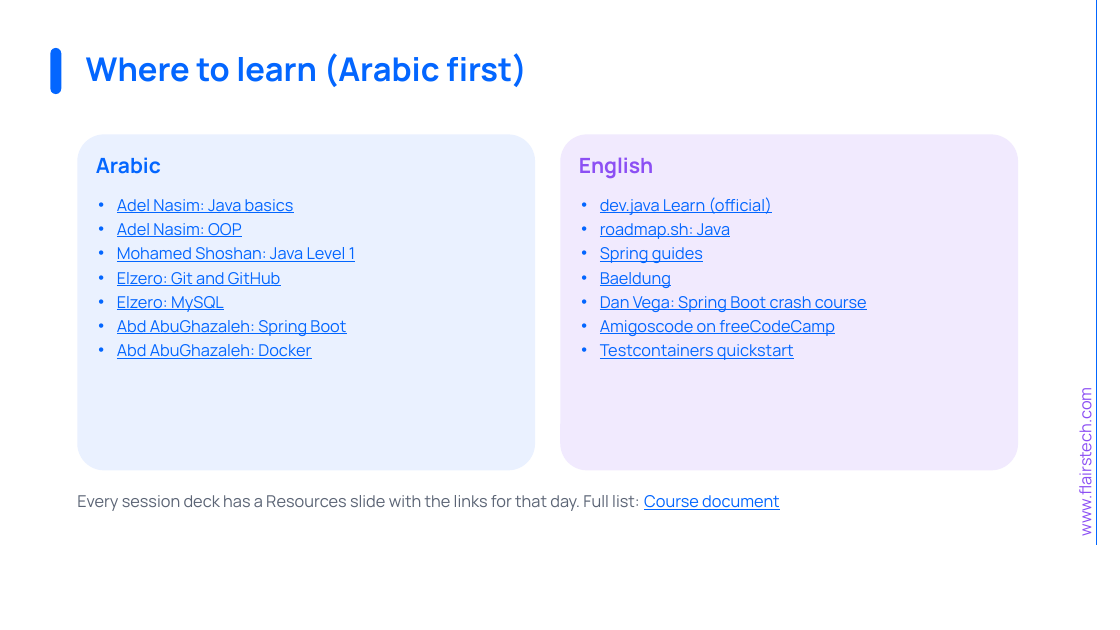
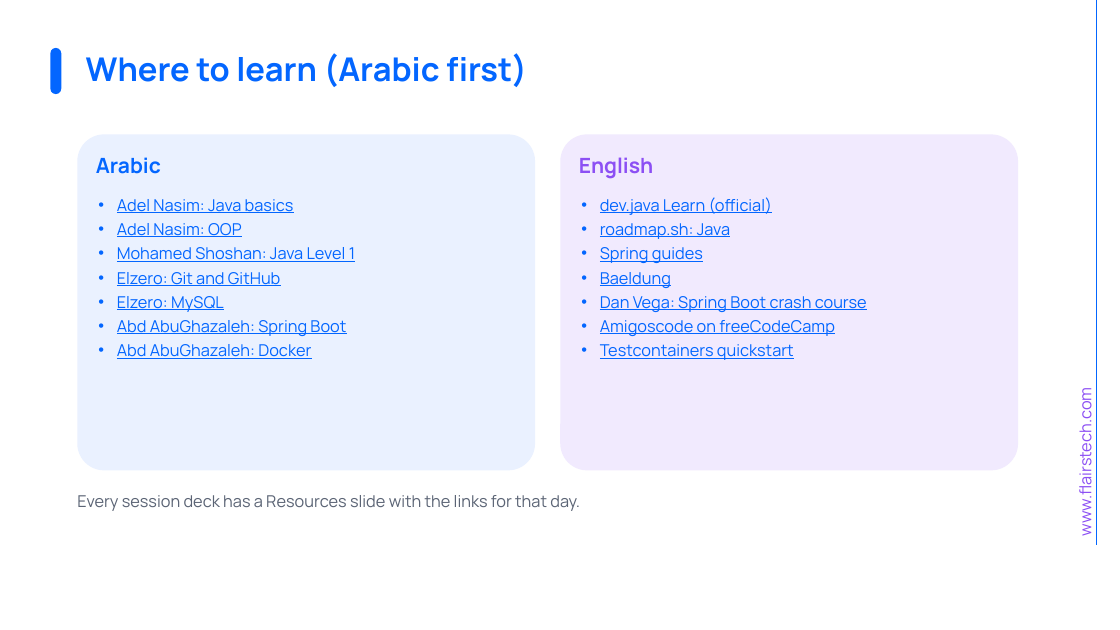
Before and after one commit to muhammedkamal/java-spring-bootcamp, a slide deck: slide 26 of files/Session00_Course_Overview_and_Syllabus.pptx. Drawn at 1120x630 pixels with LibreOffice and Linux fonts; fonts in the diff are those of the drawing; background and template pictures are left out. Boxes give left, top, right and bottom in pixels: in the first picture for what was removed or moved away, otherwise in the second. Text is boxed around its words. In the diff, an @@ line names an element or a change of style, - is before the commit and + after.

Commit message:
Replace external doc links with a repo file; remove add-in metadata from slides

```diff
--- a/files/Session00_Course_Overview_and_Syllabus.pptx
+++ b/files/Session00_Course_Overview_and_Syllabus.pptx
@@ text at [77,495,580,511]: text changed @@
-Every session deck has a Resources slide with the links for that day. Full list: Course document
+Every session deck has a Resources slide with the links for that day.
```
Also in this commit, not shown: 3 other files.
